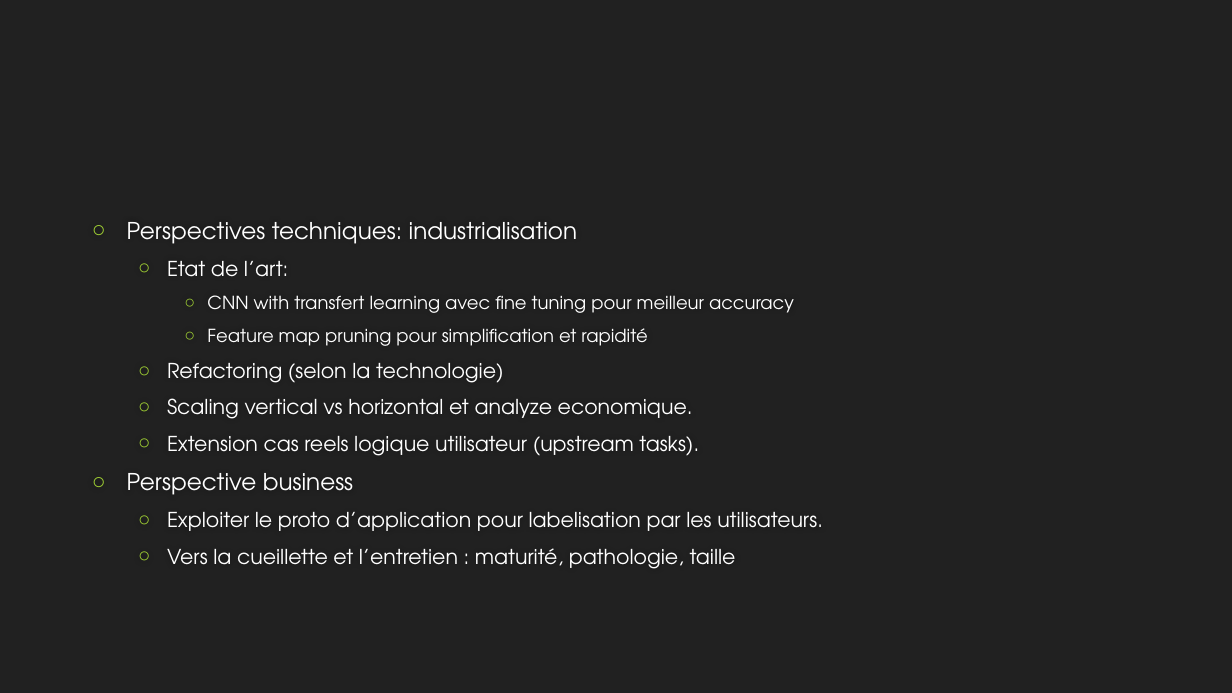
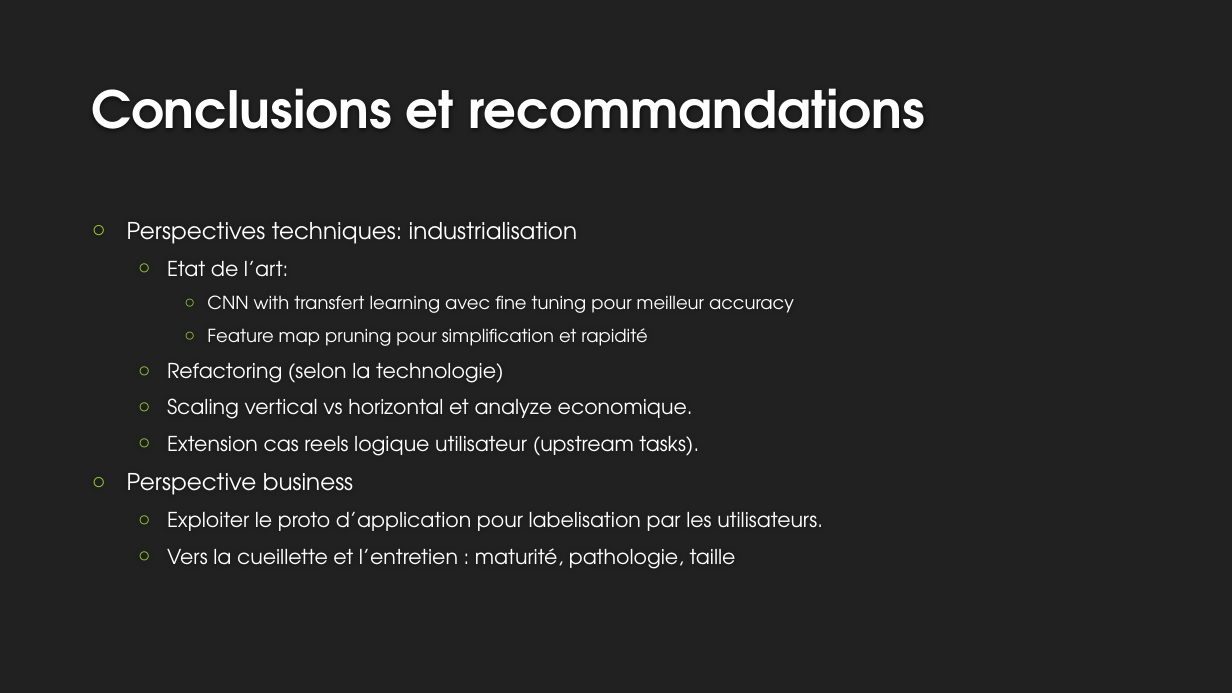
Before and after one commit to EtienneLardeur/P8_FruitsRecognition, a slide deck: slide 9 of P8_Big_Data.pptx (slide 11 before the commit). Drawn at 1232x693 pixels with LibreOffice and Linux fonts; fonts in the diff are those of the drawing; background and template pictures are left out. Boxes give left, top, right and bottom in pixels: in the first picture for what was removed or moved away, otherwise in the second. Text is boxed around its words. In the diff, an @@ line names an element or a change of style, - is before the commit and + after.

```diff
--- a/P8_Big_Data.pptx
+++ b/P8_Big_Data.pptx
@@ title added at (91, 88, 925, 129), 40 pt, text #FEFEFE, bold @@
+Conclusions et recommandations
```
Also in this commit, not shown: 6 other slides changed, 1 slide added, 3 slides removed.
